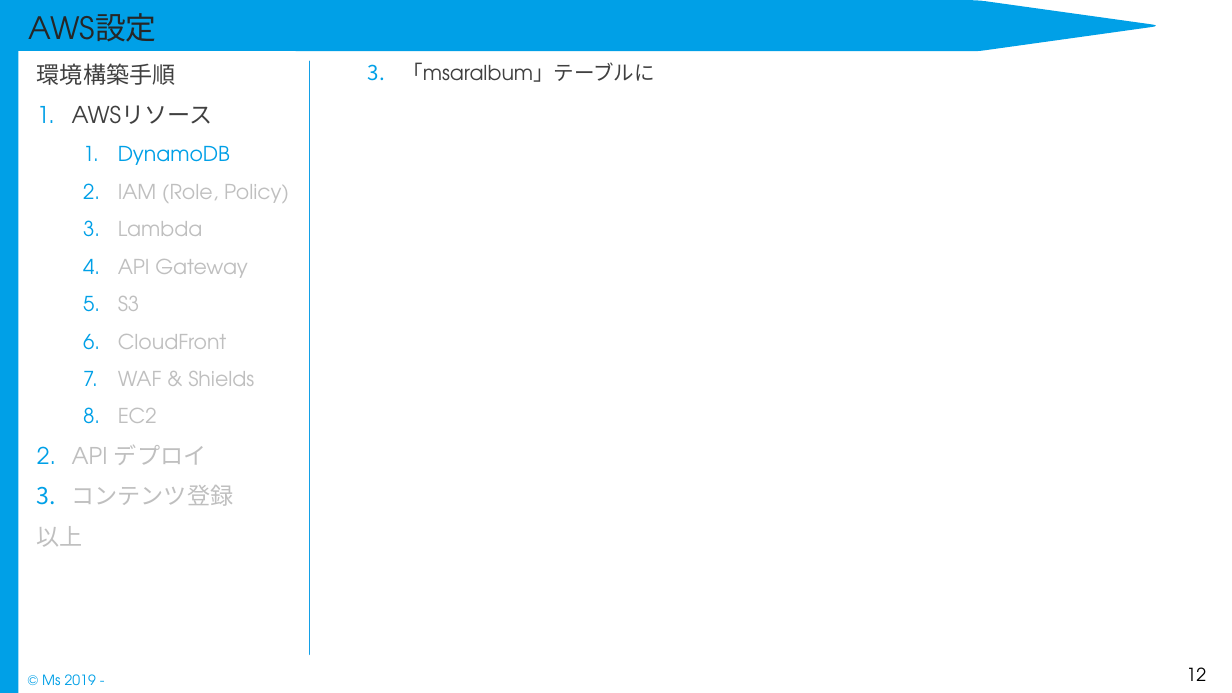
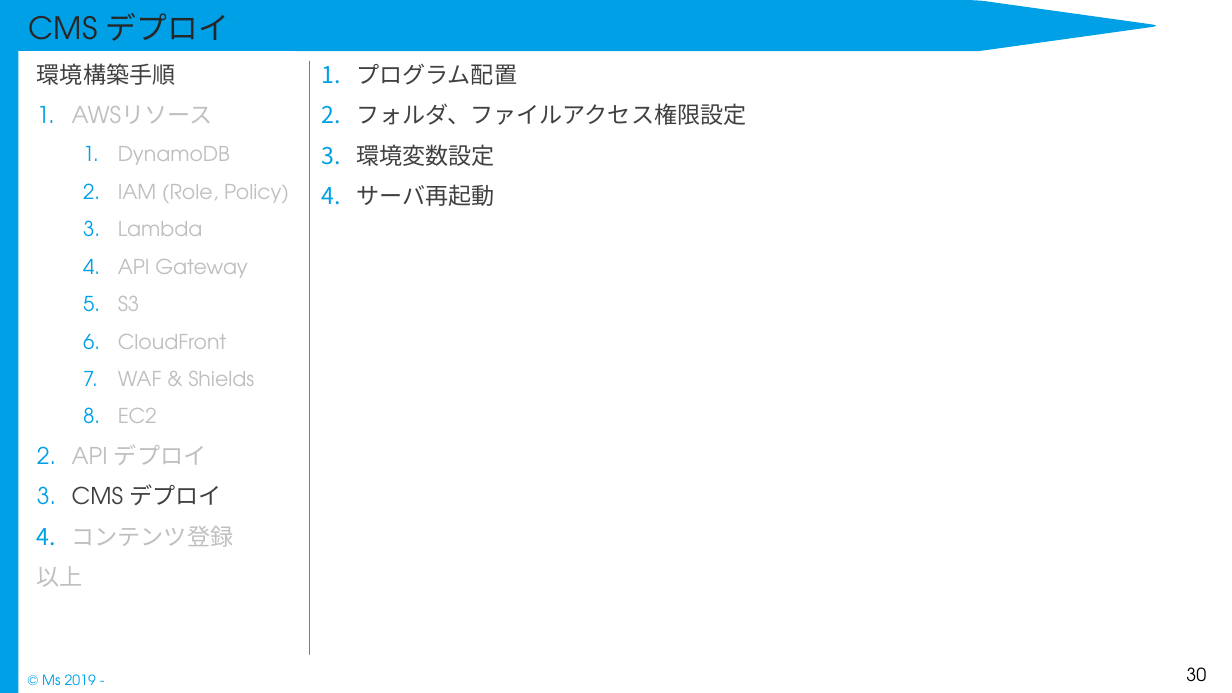
Before and after one commit to Rie-Ishimura/https-github.com-uetomae-msar_Documents_1, a slide deck: slide 30 of 04.環境構築/インフラ/msar_環境構築手順書.pptx (slide 12 before the commit). Drawn at 1232x693 pixels with LibreOffice and Linux fonts; fonts in the diff are those of the drawing. Boxes give left, top, right and bottom in pixels: in the first picture for what was removed or moved away, otherwise in the second. Text is boxed around its words. In the diff, an @@ line names an element or a change of style, - is before the commit and + after.

Commit message:
環境構築手順 追記

```diff
--- a/04.環境構築/インフラ/msar_環境構築手順書.pptx
+++ b/04.環境構築/インフラ/msar_環境構築手順書.pptx
@@ title at [29,13,229,54]: text changed @@
-AWS設定
+CMS デプロイ
@@ text at [356,64,746,206]: text changed; size 16 to 18 pt @@
-  3. 「msaralbum」テーブルに
+1. プログラム配置
+2. フォルダ、ファイルアクセス権限設定
+3. 環境変数設定
+4. サーバ再起動
@@ text at [72,106,230,165]: text colour #404040 to #BFBFBF in "AWSリソース"; text colour #00A0E7 to #BFBFBF in "DynamoDB" @@
@@ text at [72,484,221,505]: paragraph added @@
+3. CMS デプロイ
@@ page number at [1186,667,1206,682]: text changed @@
-12
+30
```
Also in this commit, not shown: 20 other slides changed, 1 slide added.
